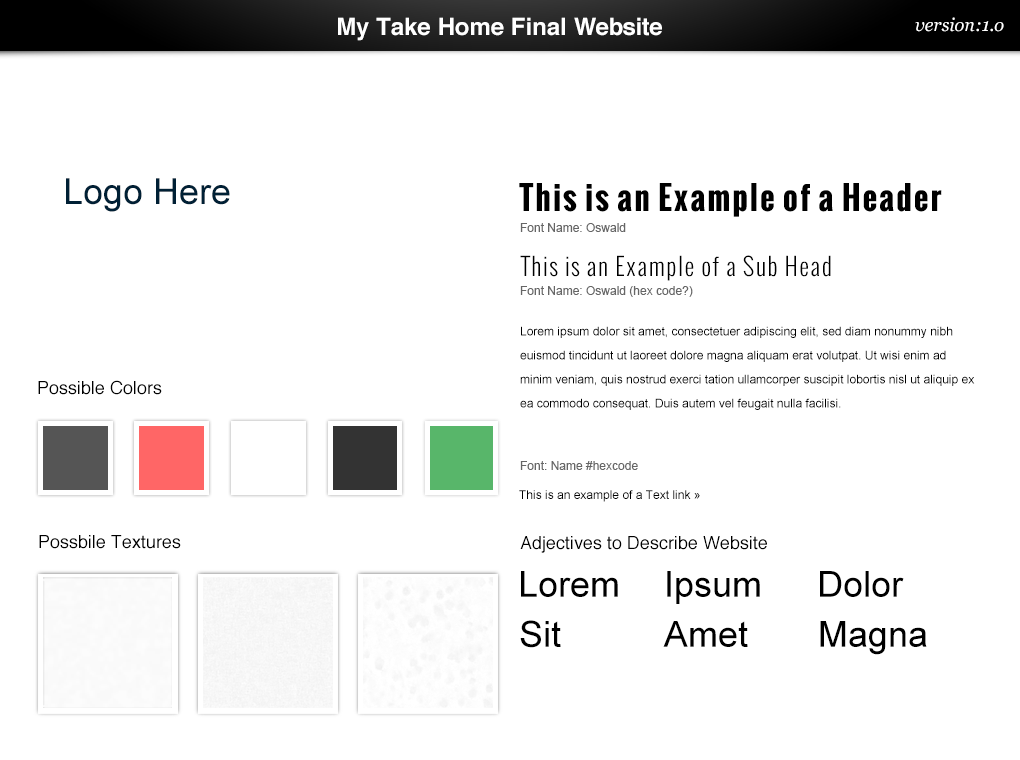
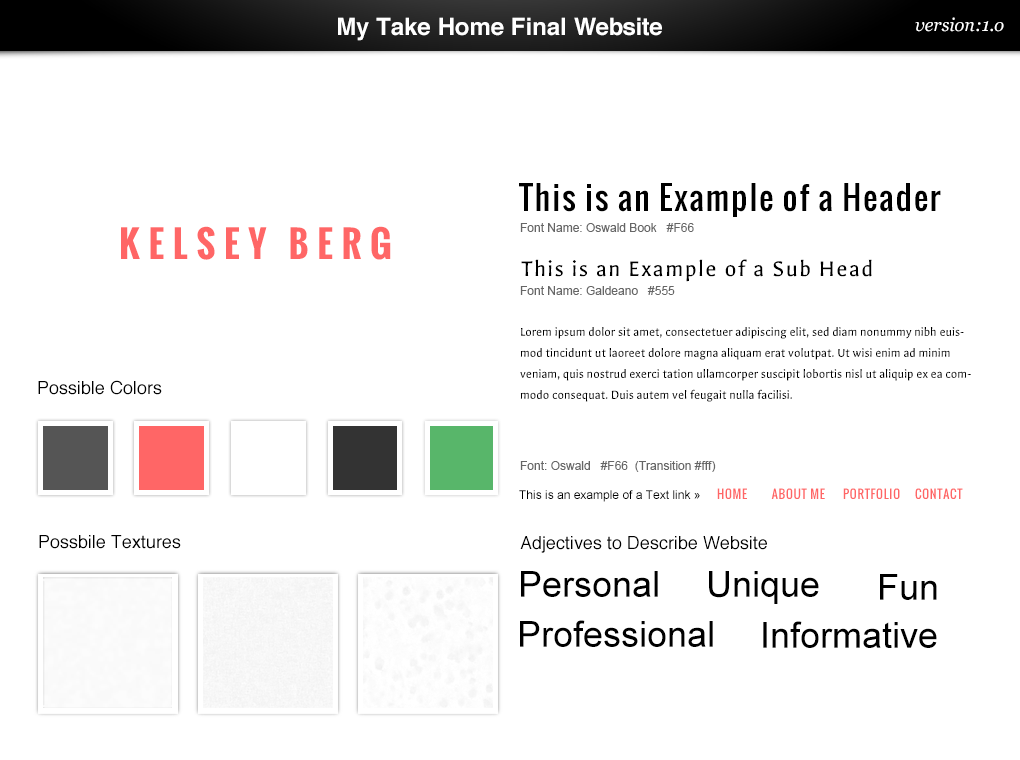
Comparing the layer stacks of the two 1020 x 760 images. Changes:
renamed "Logo Here" to "KELSEY BERG", painted on it over (66, 178, 391, 260)
renamed "Magna" to "Fun", painted on it over (820, 574, 937, 655)
renamed "Ipsum" to "Unique", painted on it over (667, 571, 819, 604)
renamed "Amet" to "Professional", painted on it over (520, 620, 748, 647)
removed layer "Sit" from group "Designers Notes & adjectives" over (520, 620, 561, 648)
renamed "Dolor" to "Informative", painted on it over (763, 571, 937, 648)
renamed "Lorem" to "Personal", painted on it over (524, 571, 658, 597)
renamed "This is an example of a Text link »" to "This is an example of a Text link » HOME ABOUT ME PORTFOLI", painted on it over (529, 488, 963, 499)
painted on "Lorem ipsum dolor sit amet, consectetuer adipiscing elit, sed d" over (520, 326, 975, 410)
renamed "Font: Name #hexcode" to "Font: Oswald #F66 (Transition #fff)", painted on it over (551, 461, 716, 472)
renamed "Font Name: Oswald (hex code?)" to "Font Name: Galdeano #555", painted on it over (586, 286, 693, 297)
renamed "Font Name: Oswald" to "Font Name: Oswald Book #F66", painted on it over (630, 223, 694, 232)
painted on "This is an Example of a Sub Head" over (520, 255, 872, 282)
painted on "This is an Example of a Header" over (519, 183, 942, 217)
